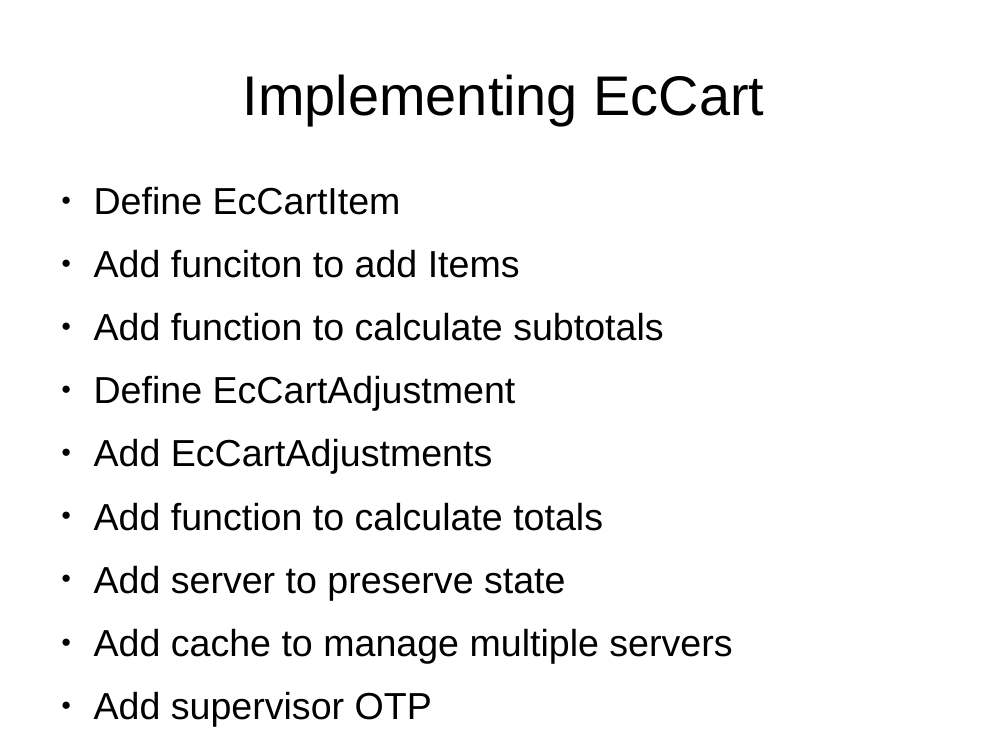
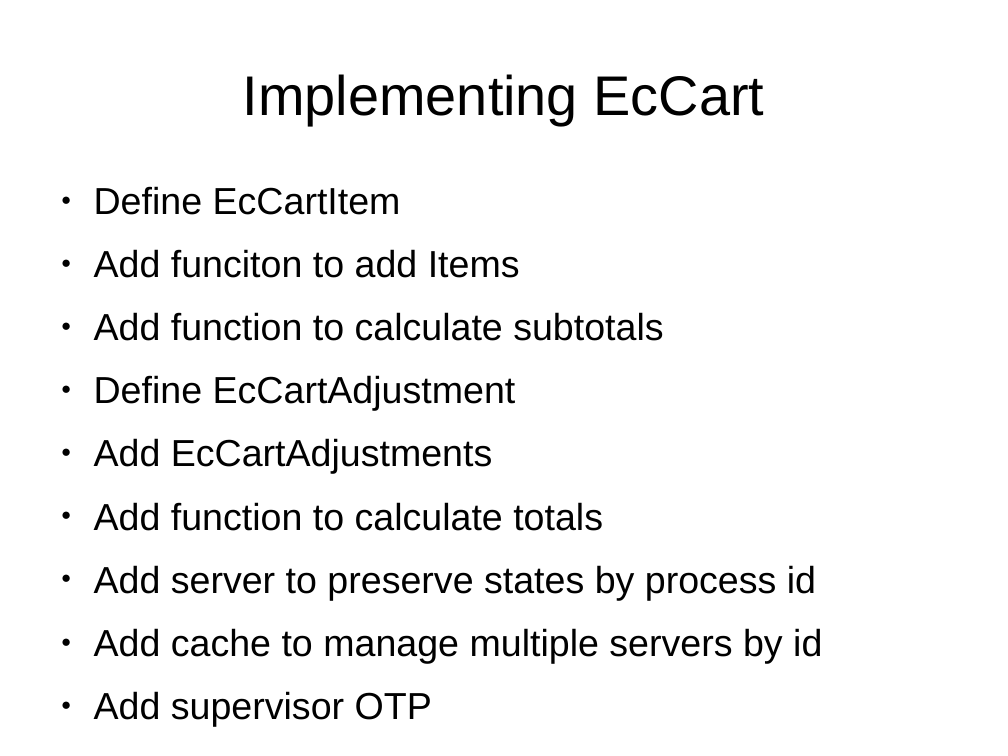
Before and after one commit to ramortegui/talks, a slide deck: slide 18 of porting-perl-package-to-elixir.odp. Drawn at 1008x756 pixels with LibreOffice and Linux fonts; fonts in the diff are those of the drawing. Boxes give left, top, right and bottom in pixels: in the first picture for what was removed or moved away, otherwise in the second. Text is boxed around its words. In the diff, an @@ line names an element or a change of style, - is before the commit and + after.

Commit message:
Update specification of how I build ec_cart.

```diff
--- a/porting-perl-package-to-elixir.odp
+++ b/porting-perl-package-to-elixir.odp
@@ text at box(94, 565, 822, 663): text changed @@
-● Add server to preserve state
-● Add cache to manage multiple servers
+● Add server to preserve states by process id
+● Add cache to manage multiple servers by id
```
